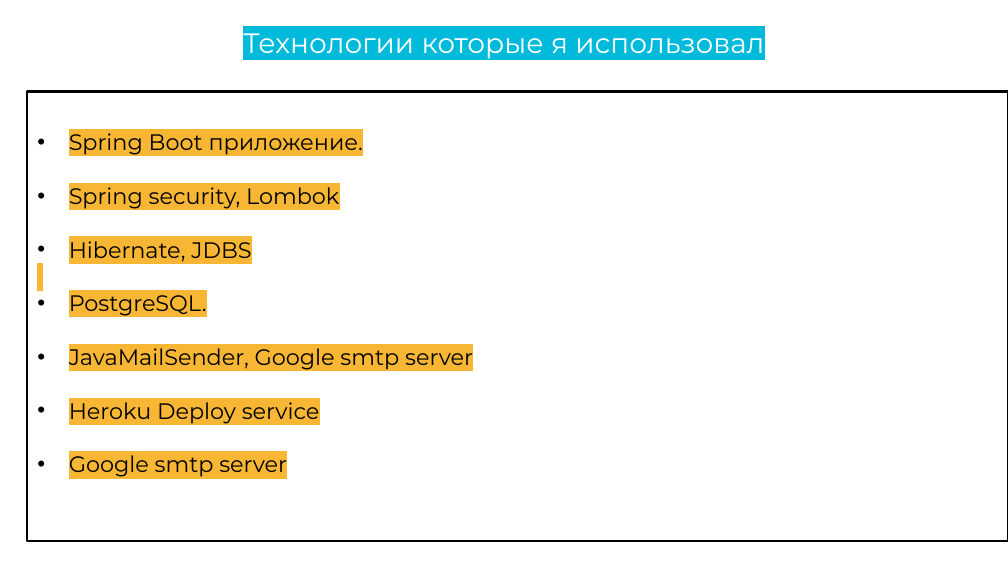
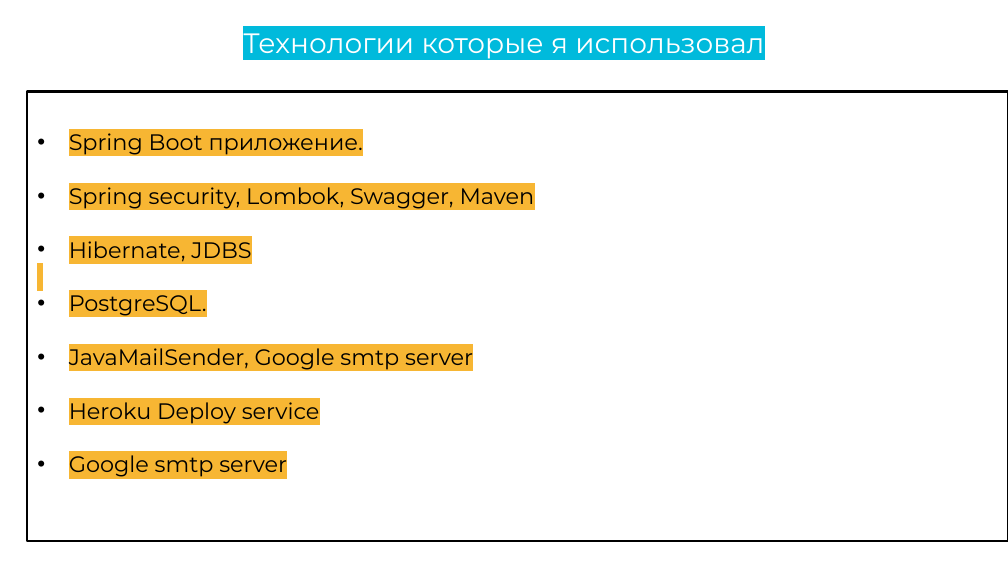
Before and after one commit to AlexanderSolodyankin/MyProject, a slide deck: slide 8 of Презинтация/Driver Room презентаций W21.pptx. Drawn at 1008x567 pixels with LibreOffice and Linux fonts; fonts in the diff are those of the drawing. Boxes give left, top, right and bottom in pixels: in the first picture for what was removed or moved away, otherwise in the second. Text is boxed around its words. In the diff, an @@ line names an element or a change of style, - is before the commit and + after.

Commit message:
Презинтации

```diff
--- a/Презинтация/Driver Room презентаций W21.pptx
+++ b/Презинтация/Driver Room презентаций W21.pptx
@@ text in rectangle at (69,187,535,209): text changed @@
-• Spring security, Lombok
+• Spring security, Lombok, Swagger, Maven
```
